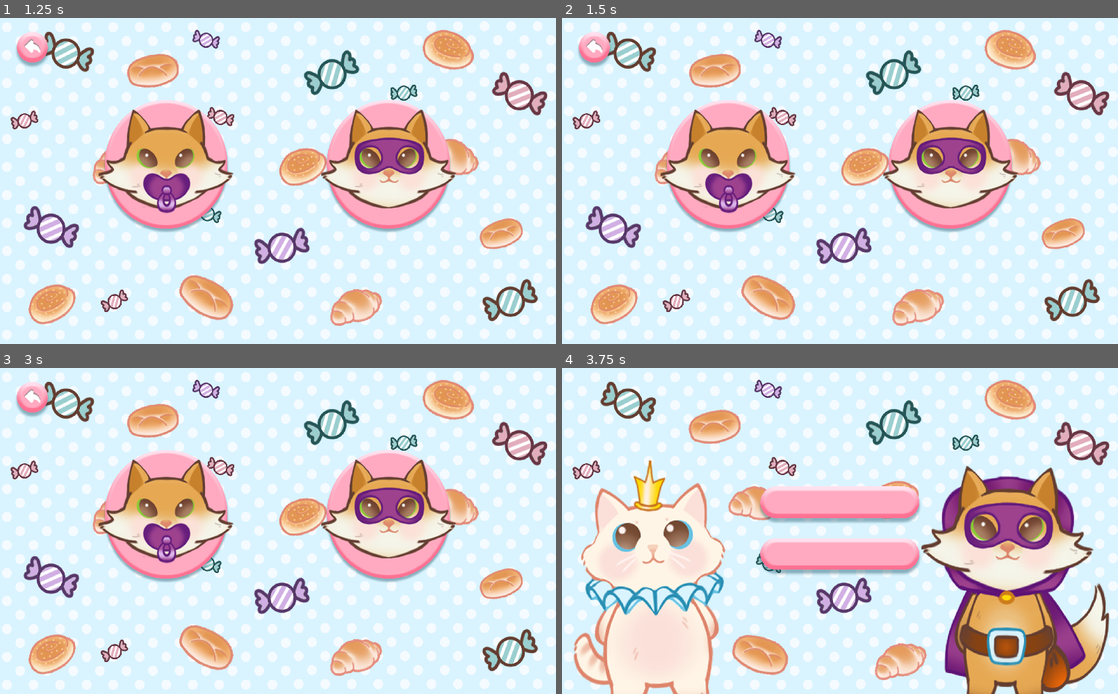
Above: before the commit, frames 1-4 (two rows, left to right).
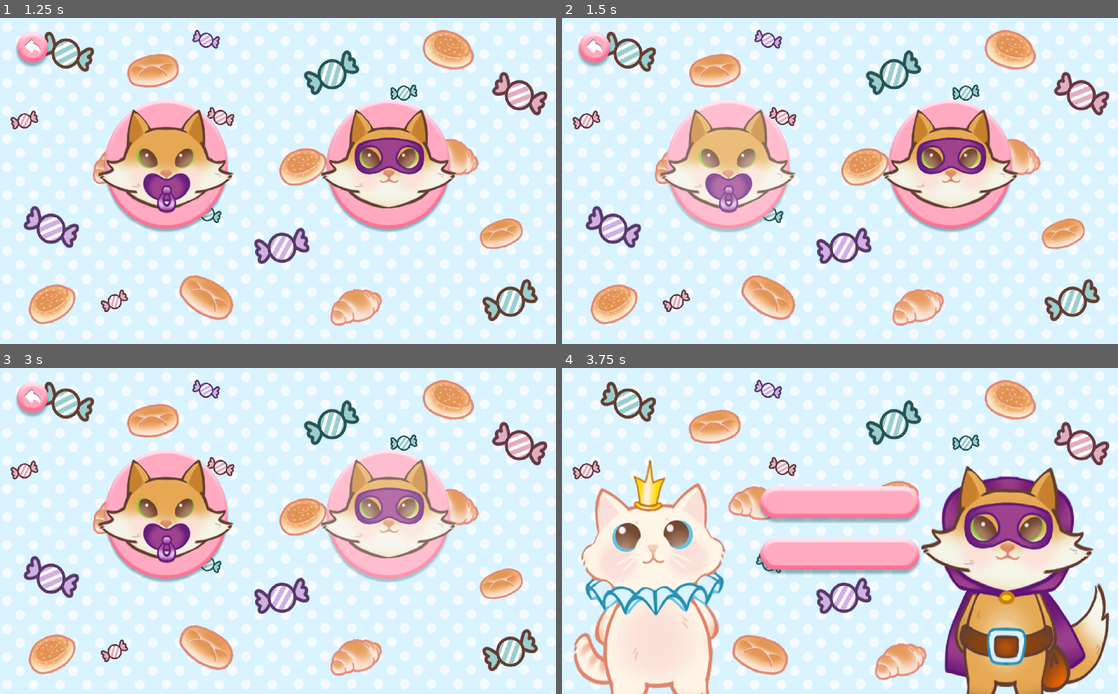
Above: after the commit, the same moments.

Repository: cuire/Voleur-de-Renard
Game: Godot game, scene res://scenes/main_menu/menu.tscn
The game is run twice, just before and just after one commit, with the same random seed, the same clock (stepped at 60 frames per second) and the same inputs.
Inputs (mouse positions are in pixels of both pictures, inside the frame that each line leads up to):
- Up to frame 1 (1.25 s): click "Начать игру" at 0.5 s
- Up to frame 2 (1.5 s): click (728, 167) at 1.25 s
- Up to frame 3 (3 s): click (166, 517) at 2 s; click (389, 517) at 2.75 s
- Up to frame 4 (3.75 s): click (595, 400) at 3.5 s

Frame 1 is identical in both runs. In frame 2, 3.5% of the frame differs, in the area x 17-42%, y 28-66%; in frame 3, 3.1%; in frame 4, nothing differs.

Commit message:
hovered button

Diff:
--- a/new_theme.tres
+++ b/new_theme.tres
@@ -1,7 +1,12 @@
-[gd_resource type="Theme" load_steps=4 format=2]
+[gd_resource type="Theme" load_steps=6 format=2]
 
 [ext_resource path="res://fonts/new_dynamicfont.tres" type="DynamicFont" id=1]
 [ext_resource path="res://scenes/assets/Button.png" type="Texture" id=2]
+[ext_resource path="res://scenes/assets/Button_hovered.png" type="Texture" id=3]
+
+[sub_resource type="StyleBoxTexture" id=2]
+texture = ExtResource( 3 )
+region_rect = Rect2( 0, 0, 523, 128 )
 
 [sub_resource type="StyleBoxTexture" id=1]
 texture = ExtResource( 2 )
@@ -17,7 +22,7 @@
 Button/fonts/font = ExtResource( 1 )
 Button/styles/disabled = null
 Button/styles/focus = null
-Button/styles/hover = null
+Button/styles/hover = SubResource( 2 )
 Button/styles/normal = SubResource( 1 )
 Button/styles/pressed = null
 Label/colors/font_color = Color( 1, 1, 1, 1 )
--- a/scenes/main_menu/difficulty_selection.tscn
+++ b/scenes/main_menu/difficulty_selection.tscn
@@ -6,6 +6,9 @@
 [ext_resource path="res://scenes/assets/Button_child_1.png" type="Texture" id=4]
 [ext_resource path="res://scenes/assets/Button_child_2.png" type="Texture" id=5]
 [ext_resource path="res://scenes/assets/Button_exit.png" type="Texture" id=6]
+[ext_resource path="res://scenes/assets/Button_exit_hovered.png" type="Texture" id=7]
+[ext_resource path="res://scenes/assets/Button_child_1_hovered.png" type="Texture" id=8]
+[ext_resource path="res://scenes/assets/Button_child_2_hovered.png" type="Texture" id=9]
 
 [node name="DifficultySelection" type="Control"]
 anchor_right = 1.0
@@ -50,6 +53,7 @@
 margin_bottom = 95.0
 rect_min_size = Vector2( 70, 70 )
 texture_normal = ExtResource( 6 )
+texture_hover = ExtResource( 7 )
 expand = true
 
 [node name="Control" type="Control" parent="."]
@@ -97,6 +101,7 @@
 margin_bottom = 275.0
 rect_min_size = Vector2( 250, 250 )
 texture_normal = ExtResource( 4 )
+texture_hover = ExtResource( 8 )
 expand = true
 
 [node name="CenterContainer2" type="CenterContainer" parent="Control/ControlEasy/VBoxContainer"]
@@ -163,6 +168,7 @@
 margin_bottom = 275.0
 rect_min_size = Vector2( 250, 250 )
 texture_normal = ExtResource( 5 )
+texture_hover = ExtResource( 9 )
 expand = true
 
 [node name="CenterContainer2" type="CenterContainer" parent="Control/ControlMedium/VBoxContainer"]
Binary file added: scenes/assets/Button_child_1_hovered.png
Not shown, added: scenes/assets/Button_child_1_hovered.png.import
Binary file added: scenes/assets/Button_child_2_hovered.png
Not shown, added: scenes/assets/Button_child_2_hovered.png.import
Binary file added: scenes/assets/Button_exit_hovered.png
Not shown, added: scenes/assets/Button_exit_hovered.png.import
Binary file added: scenes/assets/Button_hovered.png
Not shown, added: scenes/assets/Button_hovered.png.import
Not shown: 1 places in scenes/main_menu/difficulty_selection.tscn that only renumber resources
